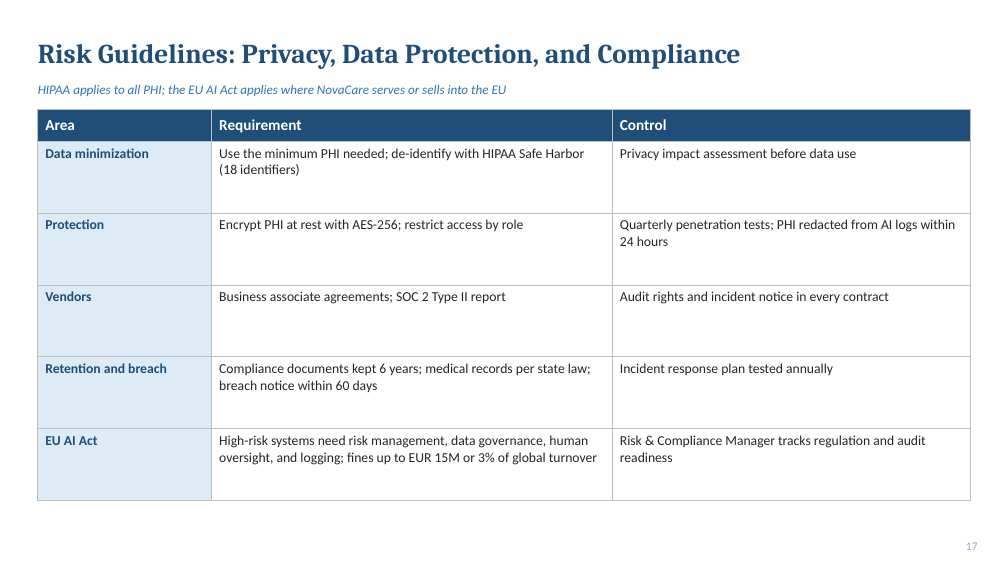
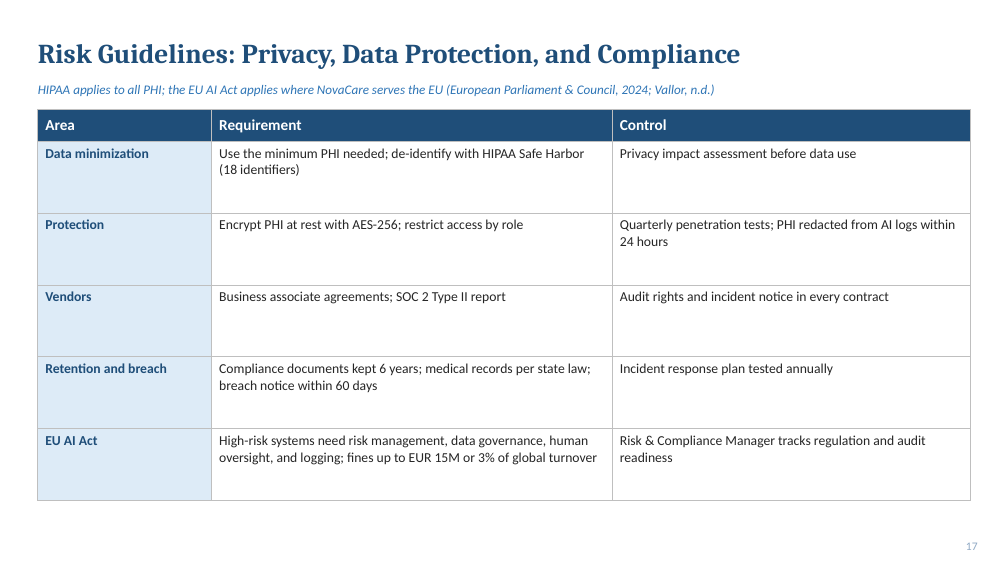
Before and after one commit to arshi-khan1203/arshi-khan1203.github.io, a slide deck: slide 17 of decks/6.5_Final_RAI_Framework.pptx. Drawn at 1008x567 pixels with LibreOffice and Linux fonts; fonts in the diff are those of the drawing. Boxes give left, top, right and bottom in pixels: in the first picture for what was removed or moved away, otherwise in the second. Text is boxed around its words. In the diff, an @@ line names an element or a change of style, - is before the commit and + after.

```diff
--- a/decks/6.5_Final_RAI_Framework.pptx
+++ b/decks/6.5_Final_RAI_Framework.pptx
@@ text at (x1=38, y1=84, x2=715, y2=96): text changed @@
-HIPAA applies to all PHI; the EU AI Act applies where NovaCare serves or sells into the EU
+HIPAA applies to all PHI; the EU AI Act applies where NovaCare serves the EU (European Parliament & Council, 2024; Vallor, n.d.)
```
Also in this commit, not shown: 18 other slides changed, 1 other file.
